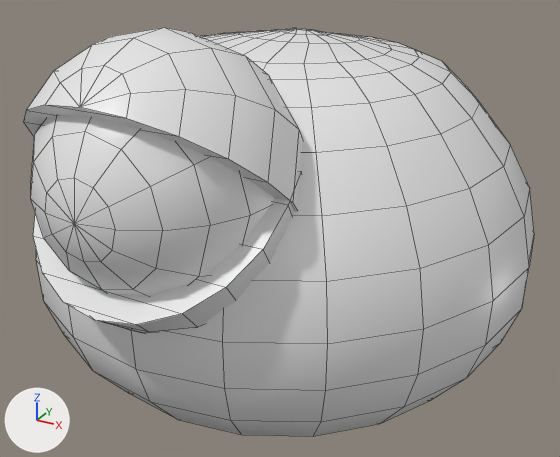
A saved change to the FBX model Assets/Models/Enemies/Drop.fbx.
One viewpoint serves both versions: a camera (50 mm lens) standing at (0.695, -1.28, 0.929) and looking at (0.025, -0.062, 0.319). Every picture has the same lights, and +X, +Y and +Z are marked at lower left. Mesh edges are drawn as thin lines.

Objects in the first picture: 'Drop'.
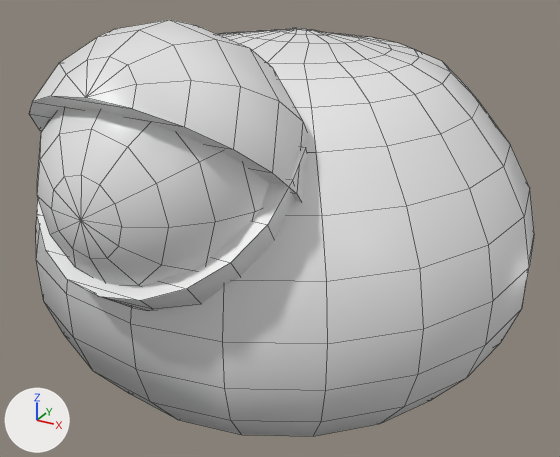
Edits to the scene script, one JSON object a line:
```json
{"block": "me_mesh", "where": "me_mesh.from_pydata(...)  # 466 vertices, 474 faces; spans x -0.49..0.49, y -0.582..0.49, z 0.0..0.745"}
{"block": "me_mesh", "where": "# used by ob_drop; location = (0.0, 0.0, 0.0)"}
{"block": "me_mesh", "change": "me_mesh part 1: the loose piece of 85 vertices spanning x -0.199..0.199, y -0.582..-0.267, z 0.322..0.72 is moved by (0.0, 0.013, 0.0)"}
{"block": "me_mesh", "change": "me_mesh part 2: the loose piece of 65 vertices spanning x -0.222..0.222, y -0.55..-0.163, z 0.377..0.745 is moved by (0.0, 0.013, 0.009)"}
{"block": "me_mesh", "change": "me_mesh part 3: the loose piece of 43 vertices spanning x -0.221..0.221, y -0.563..-0.178, z 0.286..0.554 is moved by (0.0, 0.013, 0.032)"}
```

Where the change shows, as pixel boxes (x1, y1, x2, y2) in the pictures (560 x 457 px; the box of a moved part takes in the faces that stretch with it):
```json
{"object": "Drop", "change": "reshaped", "before": [23, 27, 534, 436], "after": [29, 20, 534, 436]}
{"part": 1, "of": "me_mesh", "change": "moved or reshaped", "before": [31, 115, 275, 296], "after": [37, 109, 269, 287]}
{"part": 2, "of": "me_mesh", "change": "moved or reshaped", "before": [23, 27, 303, 211], "after": [29, 20, 307, 202]}
{"part": 3, "of": "me_mesh", "change": "moved or reshaped", "before": [33, 171, 302, 333], "after": [36, 147, 308, 311]}
```
